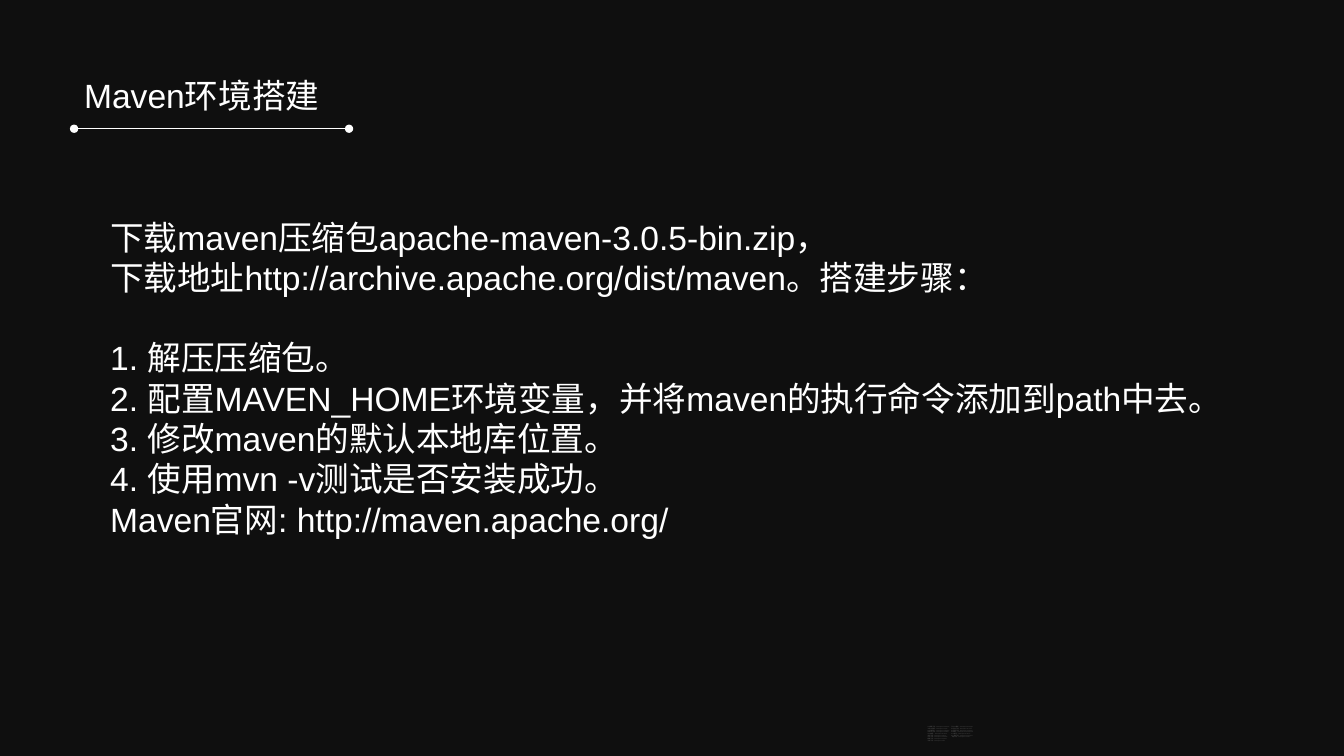
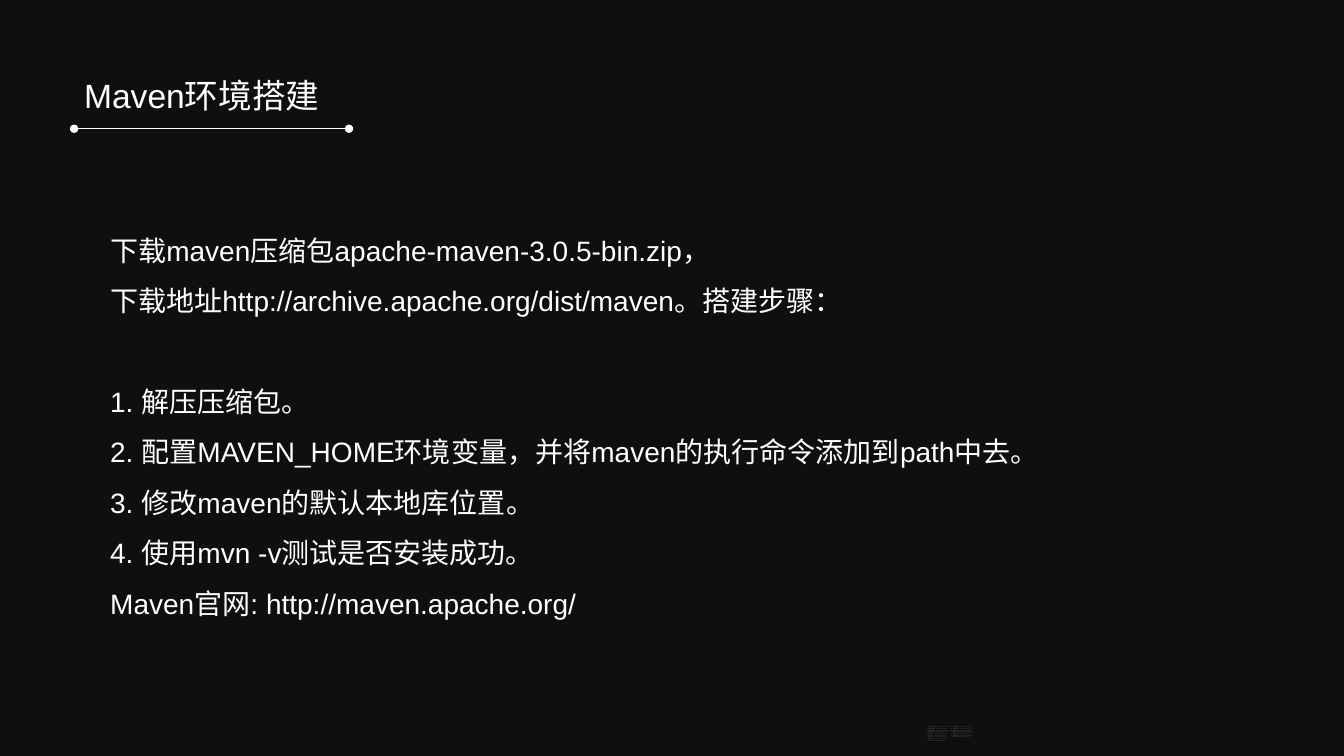
Before and after one commit to refuil/hadoopAction, a slide deck: slide 21 of 第二章 HDFS分布式文件系统.pptx (slide 13 before the commit). Drawn at 1344x756 pixels with LibreOffice and Linux fonts; fonts in the diff are those of the drawing; background and template pictures are left out; a plain dark background stands for a picture behind light text. Boxes give left, top, right and bottom in pixels: in the first picture for what was removed or moved away, otherwise in the second. Text is boxed around its words. In the diff, an @@ line names an element or a change of style, - is before the commit and + after.

```diff
--- a/第二章 HDFS分布式文件系统.pptx
+++ b/第二章 HDFS分布式文件系统.pptx
@@ text "下载maven压缩包apache-maven-3.0.5-bin.zip，" at [110,237,1038,619]: size 24 to 20 pt; line spacing 1 to 1.5 @@
```
Also in this commit, not shown: 3 other slides changed, 18 slides added, 1 slide removed.
